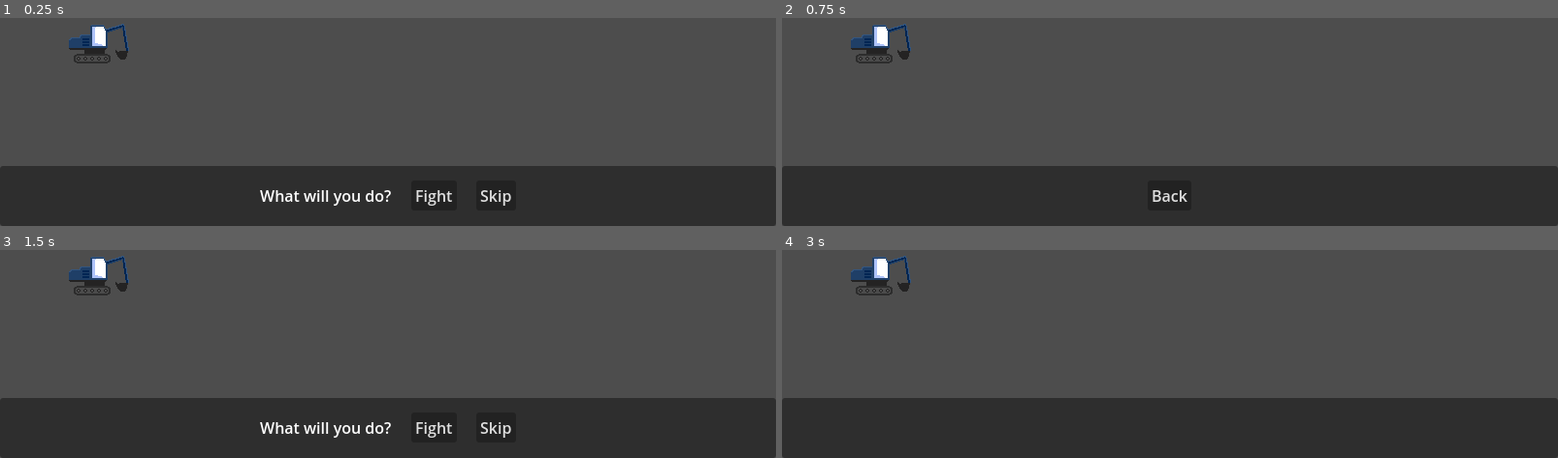
Above: before the commit, frames 1-4 (two rows, left to right).
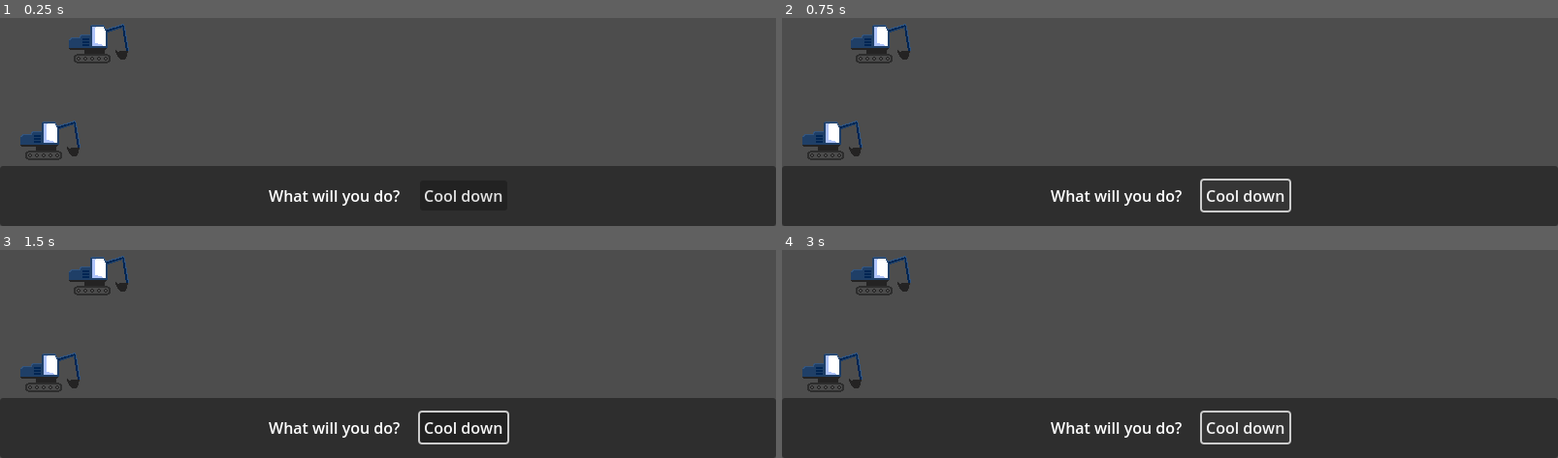
Above: after the commit, the same moments.

Repository: johnreybacal/site-clearance
Game: Godot game, scene res://scenes/game.tscn
The game is run twice, just before and just after one commit, with the same random seed, the same clock (stepped at 60 frames per second) and the same inputs.
Inputs (mouse positions are in pixels of both pictures, inside the frame that each line leads up to):
- Up to frame 1 (0.25 s): no input
- Up to frame 2 (0.75 s): click (1216, 194) at 0.5 s, where only the run before the commit has a clickable "Fight"
- Up to frame 3 (1.5 s): click (388, 426) at 1.25 s, where only the run before the commit has a clickable "Back"
- Up to frame 4 (3 s): click (1247, 426) at 2 s, where only the run after the commit has a clickable "Cool down"; click (1278, 426) at 2.75 s, where only the run before the commit has a clickable "Skip"

The runs differ from the first frame. In frame 1, 1.7% of the frame differs, in the area x 2-66%, y 49-91%; in frame 2, 1.8%; in frame 3, 2.0%, in the area x 2-66%, y 49-94%; in frame 4, 1.7%.

Commit message:
game tick and turn speed

Diff:
--- a/scenes/game.tscn
+++ b/scenes/game.tscn
@@ -10,8 +10,9 @@
 
 [node name="HUD" parent="CanvasLayer" instance=ExtResource("1_uwrxv")]
 
-[node name="GameManager" type="Node2D" parent="."]
+[node name="GameManager" type="Node2D" parent="." node_paths=PackedStringArray("hud")]
 script = ExtResource("2_yqjtg")
+hud = NodePath("../CanvasLayer/HUD")
 trucks = Array[PackedScene]([ExtResource("3_lnu2h")])
 
 [node name="Camera2D" type="Camera2D" parent="."]
--- a/scenes/hud.tscn
+++ b/scenes/hud.tscn
@@ -41,23 +41,8 @@
 layout_mode = 2
 text = "What will you do?"
 
-[node name="FightButton" type="Button" parent="BottomPanel/TurnDecision"]
+[node name="CooldownButton" type="Button" parent="BottomPanel/TurnDecision"]
 layout_mode = 2
-text = "Fight"
+text = "Cool down"
 
-[node name="SkipButton" type="Button" parent="BottomPanel/TurnDecision"]
-layout_mode = 2
-text = "Skip"
-
-[node name="FightDecision" type="HBoxContainer" parent="BottomPanel"]
-layout_mode = 2
-size_flags_horizontal = 4
-size_flags_vertical = 4
-
-[node name="BackButton" type="Button" parent="BottomPanel/FightDecision"]
-layout_mode = 2
-text = "Back"
-
-[connection signal="pressed" from="BottomPanel/TurnDecision/FightButton" to="." method="_on_fight_button_pressed"]
-[connection signal="pressed" from="BottomPanel/TurnDecision/SkipButton" to="." method="_on_skip_button_pressed"]
-[connection signal="pressed" from="BottomPanel/FightDecision/BackButton" to="." method="_on_back_button_pressed"]
+[connection signal="pressed" from="BottomPanel/TurnDecision/CooldownButton" to="." method="_on_cooldown_button_pressed"]
--- a/scripts/fighter.gd
+++ b/scripts/fighter.gd
@@ -1,4 +1,18 @@
-extends Node
+extends Node2D
+class_name Fighter
 
 @export var max_hp: float = 10
-@export var speed: float = 1
+@export var speed: int = 75
+var hp: float
+
+var move_index: int = 0
+
+signal died()
+
+func _ready():
+    hp = max_hp
+
+func take_damage(damage: float):
+    hp -= damage
+    if hp <= 0:
+        died.emit()
--- a/scripts/game_manager.gd
+++ b/scripts/game_manager.gd
@@ -1,17 +1,41 @@
 extends Node2D
 
+
+@export var hud: HUD
+
 var tick = 0
-var is_ticking = false
-const TICK_INTERVAL = 0.25
+var is_ticking = true
+const TICK_INTERVAL = 1
 var tick_interval = TICK_INTERVAL
 
+var move_index: int = 0
+const MAX_SPEED = 100
+
 @export var trucks: Array[PackedScene]
+var fighters: Array[Fighter] = []
+var turn_fighters: Array[Fighter] = []
+var is_player_turn: bool = false
 
 func _ready() -> void:
     for truck in trucks:
-        var new_truck = truck.instantiate()
+        var new_truck: Truck = truck.instantiate()
         new_truck.position = Vector2(-300, 0)
         add_child.call_deferred(new_truck)
+        fighters.append(new_truck)
+        new_truck = truck.instantiate()
+        new_truck.position = Vector2(-350, 100)
+        new_truck.speed = 66
+        add_child.call_deferred(new_truck)
+        fighters.append(new_truck)
+
+    for fighter in fighters:
+        set_next_move_index(fighter)
+
+    hud.temp_next.connect(on_next)
+
+func on_next():
+    is_ticking = true
+
 
 func _process(delta: float) -> void:
     if is_ticking:
@@ -19,4 +43,23 @@
         if tick_interval <= 0:
             tick_interval = TICK_INTERVAL
             tick += 1
-            print(tick)
+            on_tick()
+
+
+func on_tick():
+    print("tick: ", tick)
+
+    var indices = fighters.map(func(f: Fighter): return f.move_index)
+    move_index = indices.min()
+    print("move_index: ", move_index)
+
+    turn_fighters = fighters.filter(func(f: Fighter): return f.move_index == move_index)
+
+    for fighter in turn_fighters:
+        set_next_move_index(fighter)
+
+    is_ticking = false
+
+
+func set_next_move_index(fighter: Fighter):
+    fighter.move_index += MAX_SPEED - fighter.speed
--- a/scripts/hud.gd
+++ b/scripts/hud.gd
@@ -1,25 +1,9 @@
 extends Control
+class_name HUD
 
 @onready var turn_decision: HBoxContainer = $BottomPanel/TurnDecision
-@onready var fight_decision: HBoxContainer = $BottomPanel/FightDecision
 
-func _ready() -> void:
-    show_turn_decision(true)
-    show_fight_decision(false)
+signal temp_next()
 
-func show_turn_decision(v: bool):
-    turn_decision.visible = v
-
-func show_fight_decision(v: bool):
-    fight_decision.visible = v
-
-func _on_skip_button_pressed() -> void:
-    show_turn_decision(false)
-
-func _on_fight_button_pressed() -> void:
-    show_turn_decision(false)
-    show_fight_decision(true)
-
-func _on_back_button_pressed() -> void:
-    show_turn_decision(true)
-    show_fight_decision(false)
+func _on_cooldown_button_pressed() -> void:
+    temp_next.emit()
--- a/scripts/truck.gd
+++ b/scripts/truck.gd
@@ -1,5 +1,12 @@
-extends Node2D
+extends Fighter
 class_name Truck
 
 @onready var sprite_2d: Sprite2D = $Sprite2D
 @export var moves: Array[Move]
+
+@export var max_heat_level = 10
+var heat_level = 0
+
+func perform_move(index: int):
+    var move = moves[index]
+    heat_level += move.heat_cost
